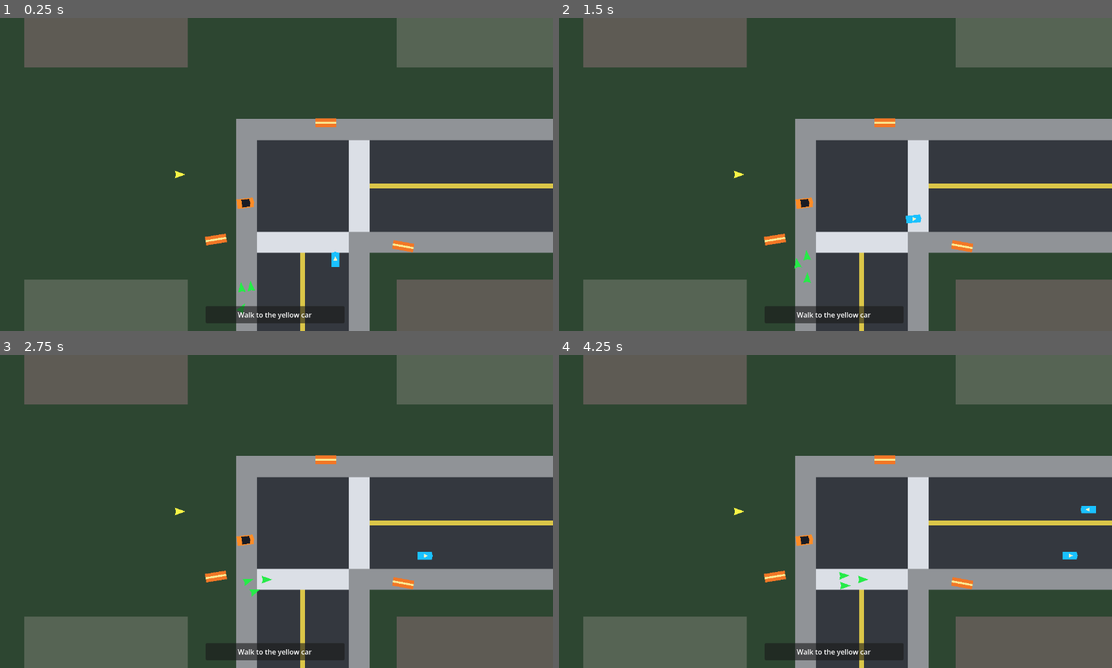
Above: before the commit, frames 1-4 (two rows, left to right).
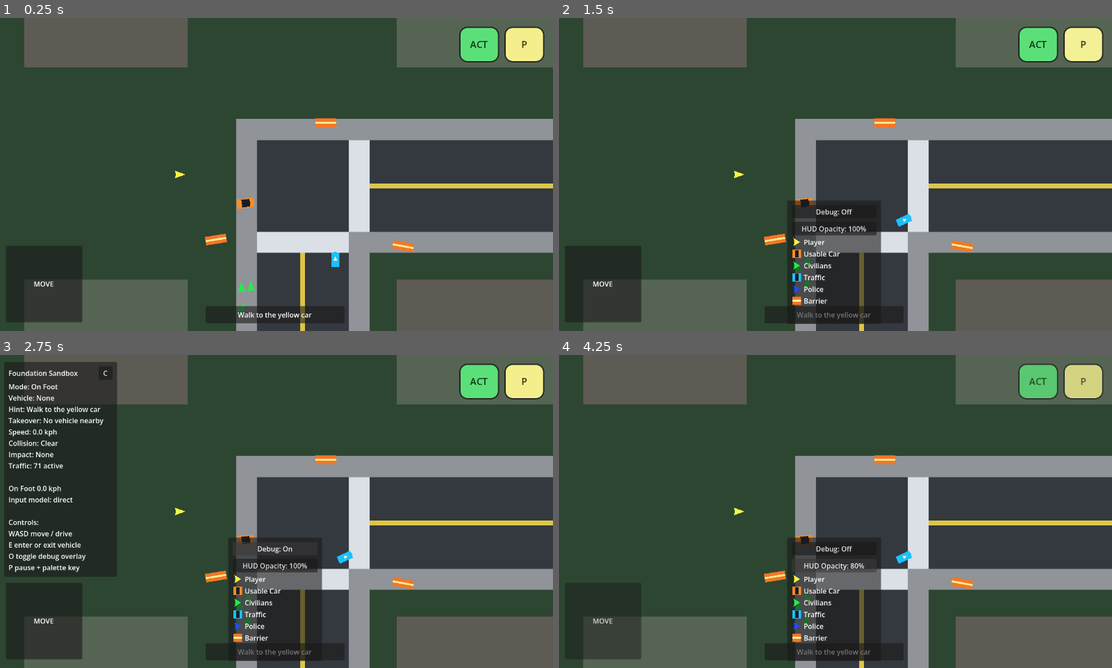
Above: after the commit, the same moments.

Repository: mjulstein/godot-gta
Game: Godot game, scene res://scenes/main/game.tscn
Same seed, same stepped clock (60 frames per second), same inputs: the game is played once before the commit and once after it.
Inputs (mouse positions are in pixels of both pictures, inside the frame that each line leads up to):
- Up to frame 1 (0.25 s): no input
- Up to frame 2 (1.5 s): click (1040, 43) at 0.5 s, where only the run after the commit has a clickable "ACT"; click (1084, 43) at 1.25 s, where only the run after the commit has a clickable "P"
- Up to frame 3 (2.75 s): click (276, 549) at 2 s, where only the run after the commit has a clickable "Debug: Off"
- Up to frame 4 (4.25 s): click (835, 549) at 2.75 s, where only the run after the commit has a clickable "Debug: On"; click (835, 564) at 3.5 s, where only the run after the commit has a clickable "HUD Opacity: 100%"

The runs differ from the first frame. In frame 1, 4.9% of the frame differs, in the area x 1-99%, y 2-98%; in frame 2, 8.8%; in frame 3, 22%, in the area x 0-99%, y 2-98%; in frame 4, 6.8%.

Commit message:
Add always-on mobile HUD and iPhone deploy docs

Diff:
--- a/scenes/main/game.tscn
+++ b/scenes/main/game.tscn
@@ -68,6 +68,8 @@
 [node name="InteractionPrompt" parent="Ui" unique_id=322975632 instance=ExtResource("9")]
 
 [node name="PaletteOverlay" parent="Ui" unique_id=1240934791 instance=ExtResource("14")]
+debug_overlay_path = NodePath("../DebugOverlay")
+mobile_controls_hud_path = NodePath("../MobileControlsHud")
 
 [node name="PauseController" type="Node" parent="Ui" unique_id=1265303728]
 script = ExtResource("15")
--- a/scenes/ui/mobile_controls_hud.tscn
+++ b/scenes/ui/mobile_controls_hud.tscn
@@ -12,74 +12,75 @@
 mouse_filter = 2
 script = ExtResource("1")
 
-[node name="UpButton" type="TouchScreenButton" parent="."]
+[node name="TopRightButtons" type="HBoxContainer" parent="."]
 unique_name_in_owner = true
+anchor_left = 1.0
+anchor_top = 0.0
+anchor_right = 1.0
+anchor_bottom = 0.0
+offset_left = -196.0
+offset_top = 20.0
+offset_right = -20.0
+offset_bottom = 102.0
+theme_override_constants/separation = 12
+grow_horizontal = 0
 
-[node name="DownButton" type="TouchScreenButton" parent="."]
+[node name="ActButton" type="Button" parent="TopRightButtons"]
 unique_name_in_owner = true
+custom_minimum_size = Vector2(92, 82)
+size_flags_horizontal = 3
+text = "ACT"
 
-[node name="LeftButton" type="TouchScreenButton" parent="."]
+[node name="PauseButton" type="Button" parent="TopRightButtons"]
 unique_name_in_owner = true
+custom_minimum_size = Vector2(92, 82)
+size_flags_horizontal = 3
+text = "P"
 
-[node name="RightButton" type="TouchScreenButton" parent="."]
+[node name="JoystickPanel" type="PanelContainer" parent="."]
 unique_name_in_owner = true
+anchor_left = 0.0
+anchor_top = 1.0
+anchor_right = 0.0
+anchor_bottom = 1.0
+offset_left = 20.0
+offset_top = -196.0
+offset_right = 196.0
+offset_bottom = -20.0
+grow_vertical = 0
 
-[node name="InteractButton" type="TouchScreenButton" parent="."]
-unique_name_in_owner = true
+[node name="JoystickMargin" type="MarginContainer" parent="JoystickPanel"]
+theme_override_constants/margin_left = 12
+theme_override_constants/margin_top = 12
+theme_override_constants/margin_right = 12
+theme_override_constants/margin_bottom = 12
 
-[node name="PauseButton" type="TouchScreenButton" parent="."]
-unique_name_in_owner = true
-
-[node name="DebugButton" type="TouchScreenButton" parent="."]
-unique_name_in_owner = true
-
-[node name="OpacityButton" type="TouchScreenButton" parent="."]
-unique_name_in_owner = true
-
-[node name="UpLabel" type="Label" parent="."]
+[node name="JoystickText" type="Label" parent="JoystickPanel/JoystickMargin"]
 unique_name_in_owner = true
 horizontal_alignment = 1
 vertical_alignment = 1
-text = "U"
+text = "STEER / MOVE"
 
-[node name="DownLabel" type="Label" parent="."]
+[node name="DrivingButtons" type="VBoxContainer" parent="."]
 unique_name_in_owner = true
-horizontal_alignment = 1
-vertical_alignment = 1
-text = "D"
+anchor_left = 1.0
+anchor_top = 1.0
+anchor_right = 1.0
+anchor_bottom = 1.0
+offset_left = -112.0
+offset_top = -196.0
+offset_right = -20.0
+offset_bottom = -20.0
+theme_override_constants/separation = 12
+grow_horizontal = 0
+grow_vertical = 0
 
-[node name="LeftLabel" type="Label" parent="."]
+[node name="GasButton" type="Button" parent="DrivingButtons"]
 unique_name_in_owner = true
-horizontal_alignment = 1
-vertical_alignment = 1
-text = "L"
+custom_minimum_size = Vector2(92, 82)
+text = "GAS"
 
-[node name="RightLabel" type="Label" parent="."]
+[node name="BrakeButton" type="Button" parent="DrivingButtons"]
 unique_name_in_owner = true
-horizontal_alignment = 1
-vertical_alignment = 1
-text = "R"
-
-[node name="InteractLabel" type="Label" parent="."]
-unique_name_in_owner = true
-horizontal_alignment = 1
-vertical_alignment = 1
-text = "ACT"
-
-[node name="PauseLabel" type="Label" parent="."]
-unique_name_in_owner = true
-horizontal_alignment = 1
-vertical_alignment = 1
-text = "PAUSE"
-
-[node name="DebugLabel" type="Label" parent="."]
-unique_name_in_owner = true
-horizontal_alignment = 1
-vertical_alignment = 1
-text = "DBG"
-
-[node name="OpacityLabel" type="Label" parent="."]
-unique_name_in_owner = true
-horizontal_alignment = 1
-vertical_alignment = 1
-text = "OP"
+custom_minimum_size = Vector2(92, 82)
+text = "BRK"
--- a/scenes/ui/palette_overlay.tscn
+++ b/scenes/ui/palette_overlay.tscn
@@ -21,7 +21,7 @@
 anchor_right = 0.5
 anchor_bottom = 1.0
 offset_left = -108.0
-offset_top = -196.0
+offset_top = -300.0
 offset_right = 108.0
 offset_bottom = -16.0
 grow_horizontal = 2
@@ -34,6 +34,18 @@
 theme_override_constants/margin_bottom = 10
 
 [node name="Rows" type="VBoxContainer" parent="Panel/Margin"]
+
+[node name="Actions" type="VBoxContainer" parent="Panel/Margin/Rows"]
+unique_name_in_owner = true
+theme_override_constants/separation = 8
+
+[node name="ToggleDebugButton" type="Button" parent="Panel/Margin/Rows/Actions"]
+unique_name_in_owner = true
+text = "Toggle Debug"
+
+[node name="HudOpacityButton" type="Button" parent="Panel/Margin/Rows/Actions"]
+unique_name_in_owner = true
+text = "HUD Opacity"
 
 [node name="PlayerRow" type="HBoxContainer" parent="Panel/Margin/Rows"]
 
--- a/scripts/ui/mobile_controls_hud.gd
+++ b/scripts/ui/mobile_controls_hud.gd
@@ -7,54 +7,39 @@
 	"right": "move_right",
 }
 const DRIVING_ACTIONS := {
-	"up": "accelerate",
-	"down": "brake",
 	"left": "steer_left",
 	"right": "steer_right",
 }
-const DIRECTION_NAMES := ["up", "down", "left", "right"]
-const DIRECTION_GLYPHS := {
-	"up": "U",
-	"down": "D",
-	"left": "L",
-	"right": "R",
-}
-const OPACITY_LEVELS := [1.0, 0.8, 0.55, 0.3]
+const OPACITY_LEVELS := [1.0, 0.8, 0.55, 0.3, 0.0]
 
 @export var player_path: NodePath
-@export var debug_overlay_path: NodePath
-@export var show_on_desktop_override := false
-@export_range(48.0, 120.0, 1.0) var button_size := 76.0
-@export_range(8.0, 48.0, 1.0) var button_gap := 14.0
-@export_range(12.0, 96.0, 1.0) var edge_padding := 20.0
-@export_range(0.0, 64.0, 1.0) var safe_area_padding := 12.0
+@export_range(60.0, 180.0, 1.0) var joystick_size := 176.0
+@export_range(0.05, 0.5, 0.01) var joystick_deadzone := 0.18
+@export_range(0.0, 96.0, 1.0) var hud_margin := 20.0
 
 @onready var player: Node = get_node_or_null(player_path)
-@onready var debug_overlay: Control = get_node_or_null(debug_overlay_path)
-
-var held_directions := {
-	"up": false,
-	"down": false,
-	"left": false,
-	"right": false,
-}
-var action_states: Dictionary = {}
-var desktop_visibility_toggled := false
+@onready var top_right_buttons: HBoxContainer = %TopRightButtons
+@onready var interact_button: Button = %ActButton
+@onready var pause_button: Button = %PauseButton
+@onready var joystick_panel: PanelContainer = %JoystickPanel
+@onready var joystick_text: Label = %JoystickText
+@onready var driving_buttons: VBoxContainer = %DrivingButtons
+@onready var accelerate_button: Button = %GasButton
+@onready var brake_button: Button = %BrakeButton
+
+var action_strengths: Dictionary = {}
 var desktop_toggle_key_was_down := false
+var joystick_touch_id := -1
+var joystick_mouse_active := false
+var joystick_center := Vector2.ZERO
+var joystick_value := Vector2.ZERO
 var opacity_level_index := 0
-
-var direction_buttons: Dictionary = {}
-var interact_button: Button
-var pause_button: Button
-var debug_button: Button
-var opacity_button: Button
-var joystick_backdrop: Panel
+var last_visible_opacity_index := 0
 
 func _ready() -> void:
 	process_mode = Node.PROCESS_MODE_ALWAYS
 	mouse_filter = Control.MOUSE_FILTER_IGNORE
-	_create_buttons()
-	_hide_legacy_nodes()
+	_configure_controls()
 	resized.connect(_layout_hud)
 	visibility_changed.connect(_on_visibility_changed)
 	_apply_opacity_level()
@@ -64,16 +49,23 @@
 func _process(_delta: float) -> void:
 	var toggle_key_down := Input.is_action_pressed("toggle_mobile_controls") or Input.is_physical_key_pressed(KEY_M)
 	if toggle_key_down and not desktop_toggle_key_was_down:
-		desktop_visibility_toggled = not desktop_visibility_toggled
-		_update_visibility()
+		toggle_hud_opacity()
 	desktop_toggle_key_was_down = toggle_key_down
 	_update_visibility()
-	if not visible:
-		_release_all_actions()
-		return
-	_update_direction_labels()
 	_update_auxiliary_visibility()
 	_sync_direction_actions()
+
+func _input(event: InputEvent) -> void:
+	if event is InputEventScreenTouch:
+		_handle_screen_touch(event)
+		return
+	if event is InputEventScreenDrag:
+		_handle_screen_drag(event)
+		return
+	if event is InputEventMouseButton:
+		_handle_mouse_button(event)
+	elif event is InputEventMouseMotion:
+		_handle_mouse_motion(event)
 
 func _notification(what: int) -> void:
 	if what == NOTIFICATION_WM_SIZE_CHANGED:
@@ -82,45 +74,25 @@
 func _exit_tree() -> void:
 	_release_all_actions()
 
-func _create_buttons() -> void:
-	if joystick_backdrop != null:
-		return
-	joystick_backdrop = Panel.new()
-	joystick_backdrop.name = "JoystickBackdrop"
-	joystick_backdrop.mouse_filter = Control.MOUSE_FILTER_IGNORE
-	joystick_backdrop.self_modulate = Color(1.0, 0.93, 0.72, 0.22)
-	add_child(joystick_backdrop)
-
-	for direction_name in DIRECTION_NAMES:
-		var button := _make_button(direction_name.to_upper(), Color(0.96, 0.9, 0.72, 0.94), Color(0.12, 0.1, 0.04, 0.95))
-		button.button_down.connect(_on_direction_button_down.bind(direction_name))
-		button.button_up.connect(_on_direction_button_up.bind(direction_name))
-		direction_buttons[direction_name] = button
-
-	interact_button = _make_button("ACT", Color(0.36, 0.9, 0.48, 0.96), Color(0.04, 0.18, 0.06, 0.95))
+func _configure_controls() -> void:
+	_style_button(interact_button, Color(0.36, 0.9, 0.48, 0.96), Color(0.04, 0.18, 0.06, 0.95))
+	_style_button(pause_button, Color(0.98, 0.96, 0.56, 0.96), Color(0.18, 0.18, 0.04, 0.95))
+	_style_button(accelerate_button, Color(1.0, 0.66, 0.2, 0.96), Color(0.18, 0.1, 0.02, 0.95))
+	_style_button(brake_button, Color(0.86, 0.38, 0.28, 0.96), Color(0.2, 0.04, 0.02, 0.95))
+
 	interact_button.button_down.connect(_emit_action_event.bind("interact", true))
 	interact_button.button_up.connect(_emit_action_event.bind("interact", false))
-
-	pause_button = _make_button("PAUSE", Color(0.98, 0.96, 0.56, 0.96), Color(0.18, 0.18, 0.04, 0.95))
 	pause_button.button_down.connect(_emit_action_event.bind("pause", true))
 	pause_button.button_up.connect(_emit_action_event.bind("pause", false))
-
-	debug_button = _make_button("DBG", Color(1.0, 0.82, 0.42, 0.96), Color(0.18, 0.12, 0.02, 0.95))
-	debug_button.pressed.connect(_toggle_debug_overlay)
-
-	opacity_button = _make_button("OP", Color(0.74, 0.9, 1.0, 0.96), Color(0.08, 0.14, 0.2, 0.95))
-	opacity_button.pressed.connect(_cycle_opacity)
-
-func _make_button(text: String, fill_color: Color, text_color: Color) -> Button:
-	var button := Button.new()
-	button.text = text
+	accelerate_button.button_down.connect(_emit_action_event.bind("accelerate", true))
+	accelerate_button.button_up.connect(_emit_action_event.bind("accelerate", false))
+	brake_button.button_down.connect(_emit_action_event.bind("brake", true))
+	brake_button.button_up.connect(_emit_action_event.bind("brake", false))
+
+func _style_button(button: Button, fill_color: Color, text_color: Color) -> void:
 	button.process_mode = Node.PROCESS_MODE_ALWAYS
 	button.focus_mode = Control.FOCUS_NONE
-	button.mouse_default_cursor_shape = Control.CURSOR_POINTING_HAND
 	button.mouse_filter = Control.MOUSE_FILTER_STOP
-	button.custom_minimum_size = Vector2(button_size, button_size)
-	button.flat = false
-	button.clip_text = true
 	button.add_theme_font_size_override("font_size", 22)
 	button.add_theme_color_override("font_color", text_color)
 	button.add_theme_color_override("font_focus_color", text_color)
@@ -131,16 +103,14 @@
 	button.add_theme_stylebox_override("hover", _make_stylebox(fill_color.lightened(0.08)))
 	button.add_theme_stylebox_override("pressed", _make_stylebox(fill_color.darkened(0.12)))
 	button.add_theme_stylebox_override("focus", _make_stylebox(fill_color))
-	add_child(button)
-	return button
 
 func _make_stylebox(fill_color: Color) -> StyleBoxFlat:
 	var stylebox := StyleBoxFlat.new()
 	stylebox.bg_color = fill_color
-	stylebox.corner_radius_top_left = int(button_size * 0.38)
-	stylebox.corner_radius_top_right = int(button_size * 0.38)
-	stylebox.corner_radius_bottom_right = int(button_size * 0.38)
-	stylebox.corner_radius_bottom_left = int(button_size * 0.38)
+	stylebox.corner_radius_top_left = 18
+	stylebox.corner_radius_top_right = 18
+	stylebox.corner_radius_bottom_right = 18
+	stylebox.corner_radius_bottom_left = 18
 	stylebox.border_width_left = 3
 	stylebox.border_width_top = 3
 	stylebox.border_width_right = 3
@@ -148,134 +118,138 @@
 	stylebox.border_color = Color(0.08, 0.08, 0.08, 0.78)
 	return stylebox
 
-func _hide_legacy_nodes() -> void:
-	for child in get_children():
-		if child is TouchScreenButton or (child is Label and child not in direction_buttons.values()):
-			child.visible = false
-
 func _layout_hud() -> void:
-	if joystick_backdrop == null:
-		return
-	var safe_area := DisplayServer.get_display_safe_area()
 	var viewport_rect := get_viewport_rect()
-	if safe_area.size == Vector2i.ZERO:
-		safe_area = Rect2i(Vector2i.ZERO, Vector2i(viewport_rect.size))
-	var left_edge := safe_area.position.x + edge_padding + safe_area_padding
-	var right_edge := safe_area.end.x - edge_padding - safe_area_padding
-	var top_edge := safe_area.position.y + edge_padding + safe_area_padding
-	var bottom_edge := safe_area.end.y - edge_padding - safe_area_padding
-
-	var cluster_size := button_size * 3.0 + button_gap * 2.0
-	var cluster_origin := Vector2(left_edge, bottom_edge - cluster_size)
-	joystick_backdrop.position = cluster_origin - Vector2(button_gap, button_gap)
-	joystick_backdrop.size = Vector2(cluster_size + button_gap * 2.0, cluster_size + button_gap * 2.0)
-
-	_place_button(direction_buttons["up"], cluster_origin + Vector2(button_size + button_gap, 0.0))
-	_place_button(direction_buttons["left"], cluster_origin + Vector2(0.0, button_size + button_gap))
-	_place_button(direction_buttons["right"], cluster_origin + Vector2((button_size + button_gap) * 2.0, button_size + button_gap))
-	_place_button(direction_buttons["down"], cluster_origin + Vector2(button_size + button_gap, (button_size + button_gap) * 2.0))
-
-	_place_button(interact_button, Vector2(right_edge - button_size * 1.35, bottom_edge - button_size * 1.35))
-	_place_button(debug_button, Vector2(right_edge - button_size, top_edge))
-	_place_button(opacity_button, Vector2(right_edge - button_size * 2.15 - button_gap, top_edge))
-	_place_button(pause_button, Vector2(right_edge - button_size, top_edge + button_size + button_gap))
-
-func _place_button(button: Button, position: Vector2) -> void:
-	button.position = position
-	button.size = Vector2(button_size, button_size)
+	var top_left := Vector2.ONE * hud_margin
+	var bottom_right := viewport_rect.size - Vector2.ONE * hud_margin
+
+	top_right_buttons.position = Vector2(bottom_right.x - top_right_buttons.size.x, top_left.y)
+	joystick_panel.position = Vector2(top_left.x, bottom_right.y - joystick_size)
+	joystick_panel.size = Vector2(joystick_size, joystick_size)
+	driving_buttons.position = Vector2(bottom_right.x - driving_buttons.size.x, bottom_right.y - driving_buttons.size.y)
+	joystick_center = joystick_panel.position + joystick_panel.size * 0.5
 
 func _update_visibility() -> void:
-	var should_show := _should_show_hud()
-	if visible == should_show:
-		if visible:
-			_update_auxiliary_visibility()
-		return
-	visible = should_show
-	if not visible:
-		_release_all_actions()
+	visible = true
+	_update_auxiliary_visibility()
+
+func _update_auxiliary_visibility() -> void:
+	top_right_buttons.visible = true
+	joystick_panel.visible = true
+	var driving := _is_driving()
+	driving_buttons.visible = driving
+	joystick_text.text = "STEER" if driving else "MOVE"
+
+func _handle_screen_touch(event: InputEventScreenTouch) -> void:
+	if event.pressed:
+		if joystick_touch_id == -1 and joystick_panel.get_global_rect().has_point(event.position):
+			joystick_touch_id = event.index
+			_update_joystick_value(event.position)
+		return
+	if event.index == joystick_touch_id:
+		_reset_joystick()
+
+func _handle_screen_drag(event: InputEventScreenDrag) -> void:
+	if event.index != joystick_touch_id:
+		return
+	_update_joystick_value(event.position)
+
+func _handle_mouse_button(event: InputEventMouseButton) -> void:
+	if event.button_index != MOUSE_BUTTON_LEFT:
+		return
+	if event.pressed:
+		if joystick_panel.get_global_rect().has_point(event.position):
+			joystick_mouse_active = true
+			_update_joystick_value(event.position)
+		return
+	if joystick_mouse_active:
+		_reset_joystick()
+
+func _handle_mouse_motion(event: InputEventMouseMotion) -> void:
+	if not joystick_mouse_active:
+		return
+	_update_joystick_value(event.position)
+
+func _update_joystick_value(screen_position: Vector2) -> void:
+	var radius := joystick_panel.size.x * 0.5
+	var offset := screen_position - joystick_center
+	joystick_value = offset.limit_length(radius) / maxf(radius, 1.0)
+
+func _sync_direction_actions() -> void:
+	var desired_strengths := {}
+	for action_name in ON_FOOT_ACTIONS.values():
+		desired_strengths[action_name] = 0.0
+	for action_name in DRIVING_ACTIONS.values():
+		desired_strengths[action_name] = 0.0
+
+	var filtered_vector := _get_filtered_joystick_value()
+	if _is_driving():
+		desired_strengths[DRIVING_ACTIONS["left"]] = maxf(-filtered_vector.x, 0.0)
+		desired_strengths[DRIVING_ACTIONS["right"]] = maxf(filtered_vector.x, 0.0)
 	else:
-		_update_auxiliary_visibility()
-
-func _should_show_hud() -> bool:
-	if show_on_desktop_override or desktop_visibility_toggled:
-		return true
-	return DisplayServer.is_touchscreen_available() or OS.has_feature("mobile") or OS.get_name() == "iOS" or OS.get_name() == "Android"
-
-func _update_auxiliary_visibility() -> void:
-	var desktop_test_mode := desktop_visibility_toggled and _is_desktop_mouse_mode()
-	var debug_visible := desktop_test_mode or get_tree().paused or _is_debug_overlay_active()
-	var opacity_visible := desktop_test_mode or get_tree().paused
-	debug_button.visible = debug_visible
-	opacity_button.visible = opacity_visible
-	pause_button.visible = true
-	interact_button.visible = true
-	joystick_backdrop.visible = true
-	for button in direction_buttons.values():
-		button.visible = true
-
-func _update_direction_labels() -> void:
-	for direction_name in DIRECTION_NAMES:
-		var button: Button = direction_buttons[direction_name]
-		button.text = DIRECTION_GLYPHS[direction_name]
-
-func _on_direction_button_down(direction_name: String) -> void:
-	held_directions[direction_name] = true
-	_sync_direction_actions()
-
-func _on_direction_button_up(direction_name: String) -> void:
-	held_directions[direction_name] = false
-	_sync_direction_actions()
-
-func _toggle_debug_overlay() -> void:
-	if debug_overlay != null and debug_overlay.has_method("toggle_overlay"):
-		debug_overlay.toggle_overlay()
+		desired_strengths[ON_FOOT_ACTIONS["up"]] = maxf(-filtered_vector.y, 0.0)
+		desired_strengths[ON_FOOT_ACTIONS["down"]] = maxf(filtered_vector.y, 0.0)
+		desired_strengths[ON_FOOT_ACTIONS["left"]] = maxf(-filtered_vector.x, 0.0)
+		desired_strengths[ON_FOOT_ACTIONS["right"]] = maxf(filtered_vector.x, 0.0)
+
+	for action_name in desired_strengths.keys():
+		var desired_strength: float = desired_strengths[action_name]
+		var current_strength: float = action_strengths.get(action_name, 0.0)
+		if is_equal_approx(desired_strength, current_strength):
+			continue
+		if desired_strength <= 0.0:
+			Input.action_release(action_name)
+		else:
+			Input.action_press(action_name, desired_strength)
+		action_strengths[action_name] = desired_strength
+
+func _get_filtered_joystick_value() -> Vector2:
+	var magnitude := joystick_value.length()
+	if magnitude <= joystick_deadzone:
+		return Vector2.ZERO
+	var normalized_magnitude := inverse_lerp(joystick_deadzone, 1.0, magnitude)
+	return joystick_value.normalized() * normalized_magnitude
+
+func _is_driving() -> bool:
+	return player != null and player.has_method("is_in_vehicle") and player.is_in_vehicle()
+
+func _release_all_actions() -> void:
+	_reset_joystick()
+	for action_name in ON_FOOT_ACTIONS.values():
+		Input.action_release(action_name)
+		action_strengths[action_name] = 0.0
+	for action_name in DRIVING_ACTIONS.values():
+		Input.action_release(action_name)
+		action_strengths[action_name] = 0.0
+	Input.action_release("accelerate")
+	Input.action_release("brake")
+	Input.action_release("interact")
+	Input.action_release("pause")
+
+func _reset_joystick() -> void:
+	joystick_touch_id = -1
+	joystick_mouse_active = false
+	joystick_value = Vector2.ZERO
+
+func cycle_hud_opacity() -> void:
+	opacity_level_index = (opacity_level_index + 1) % OPACITY_LEVELS.size()
+	if OPACITY_LEVELS[opacity_level_index] > 0.0:
+		last_visible_opacity_index = opacity_level_index
+	_apply_opacity_level()
+
+func get_hud_opacity_label() -> String:
+	return "HUD Opacity: %d%%" % int(round(OPACITY_LEVELS[opacity_level_index] * 100.0))
+
+func toggle_hud_opacity() -> void:
+	if OPACITY_LEVELS[opacity_level_index] <= 0.0:
+		opacity_level_index = last_visible_opacity_index
 	else:
-		_emit_action_event("debug_overlay", true)
-		_emit_action_event("debug_overlay", false)
-	_update_auxiliary_visibility()
-
-func _cycle_opacity() -> void:
-	opacity_level_index = (opacity_level_index + 1) % OPACITY_LEVELS.size()
+		last_visible_opacity_index = opacity_level_index
+		opacity_level_index = OPACITY_LEVELS.size() - 1
 	_apply_opacity_level()
 
 func _apply_opacity_level() -> void:
 	modulate.a = OPACITY_LEVELS[opacity_level_index]
-
-func _sync_direction_actions() -> void:
-	var active_map := DRIVING_ACTIONS if _is_driving() else ON_FOOT_ACTIONS
-	var desired_states: Dictionary = {}
-	for action_name in ON_FOOT_ACTIONS.values():
-		desired_states[action_name] = false
-	for action_name in DRIVING_ACTIONS.values():
-		desired_states[action_name] = false
-	for direction_name in DIRECTION_NAMES:
-		if held_directions[direction_name]:
-			desired_states[active_map[direction_name]] = true
-	for action_name in desired_states.keys():
-		var should_press: bool = desired_states[action_name]
-		var is_pressed: bool = action_states.get(action_name, false)
-		if should_press == is_pressed:
-			continue
-		if should_press:
-			Input.action_press(action_name)
-		else:
-			Input.action_release(action_name)
-		action_states[action_name] = should_press
-
-func _is_driving() -> bool:
-	return player != null and player.has_method("is_in_vehicle") and player.is_in_vehicle()
-
-func _release_all_actions() -> void:
-	for direction_name in DIRECTION_NAMES:
-		held_directions[direction_name] = false
-	for action_name in ON_FOOT_ACTIONS.values():
-		Input.action_release(action_name)
-		action_states[action_name] = false
-	for action_name in DRIVING_ACTIONS.values():
-		Input.action_release(action_name)
-		action_states[action_name] = false
-	Input.action_release("interact")
-	Input.action_release("pause")
 
 func _emit_action_event(action_name: String, pressed: bool) -> void:
 	var event := InputEventAction.new()
@@ -286,13 +260,3 @@
 func _on_visibility_changed() -> void:
 	if not visible:
 		_release_all_actions()
-
-func _is_debug_overlay_active() -> bool:
-	if debug_overlay == null:
-		return false
-	if debug_overlay.has_method("is_overlay_active"):
-		return debug_overlay.is_overlay_active()
-	return debug_overlay.visible
-
-func _is_desktop_mouse_mode() -> bool:
-	return not (DisplayServer.is_touchscreen_available() or OS.has_feature("mobile") or OS.get_name() == "iOS" or OS.get_name() == "Android")
--- a/scripts/ui/palette_overlay.gd
+++ b/scripts/ui/palette_overlay.gd
@@ -1,4 +1,36 @@
 extends Control
+
+@export var debug_overlay_path: NodePath
+@export var mobile_controls_hud_path: NodePath
+
+@onready var debug_overlay: Control = get_node_or_null(debug_overlay_path)
+@onready var mobile_controls_hud: Control = get_node_or_null(mobile_controls_hud_path)
+@onready var toggle_debug_button: Button = %ToggleDebugButton
+@onready var hud_opacity_button: Button = %HudOpacityButton
 
 func _ready() -> void:
 	process_mode = Node.PROCESS_MODE_WHEN_PAUSED
+	toggle_debug_button.pressed.connect(_on_toggle_debug_pressed)
+	hud_opacity_button.pressed.connect(_on_hud_opacity_pressed)
+	_refresh_button_text()
+
+func _on_toggle_debug_pressed() -> void:
+	if debug_overlay != null and debug_overlay.has_method("toggle_overlay"):
+		debug_overlay.toggle_overlay()
+	_refresh_button_text()
+
+func _on_hud_opacity_pressed() -> void:
+	if mobile_controls_hud != null and mobile_controls_hud.has_method("cycle_hud_opacity"):
+		mobile_controls_hud.cycle_hud_opacity()
+	_refresh_button_text()
+
+func _refresh_button_text() -> void:
+	var debug_active := false
+	if debug_overlay != null and debug_overlay.has_method("is_overlay_active"):
+		debug_active = debug_overlay.is_overlay_active()
+	toggle_debug_button.text = "Debug: On" if debug_active else "Debug: Off"
+
+	var opacity_label := "HUD Opacity"
+	if mobile_controls_hud != null and mobile_controls_hud.has_method("get_hud_opacity_label"):
+		opacity_label = mobile_controls_hud.get_hud_opacity_label()
+	hud_opacity_button.text = opacity_label
Not shown, changed: ios/README.md
Not shown, changed: specs/002-mobile-controls/plan.md
Not shown, changed: specs/002-mobile-controls/spec.md
Not shown, changed: tests/manual/mobile_controls_hud.md
